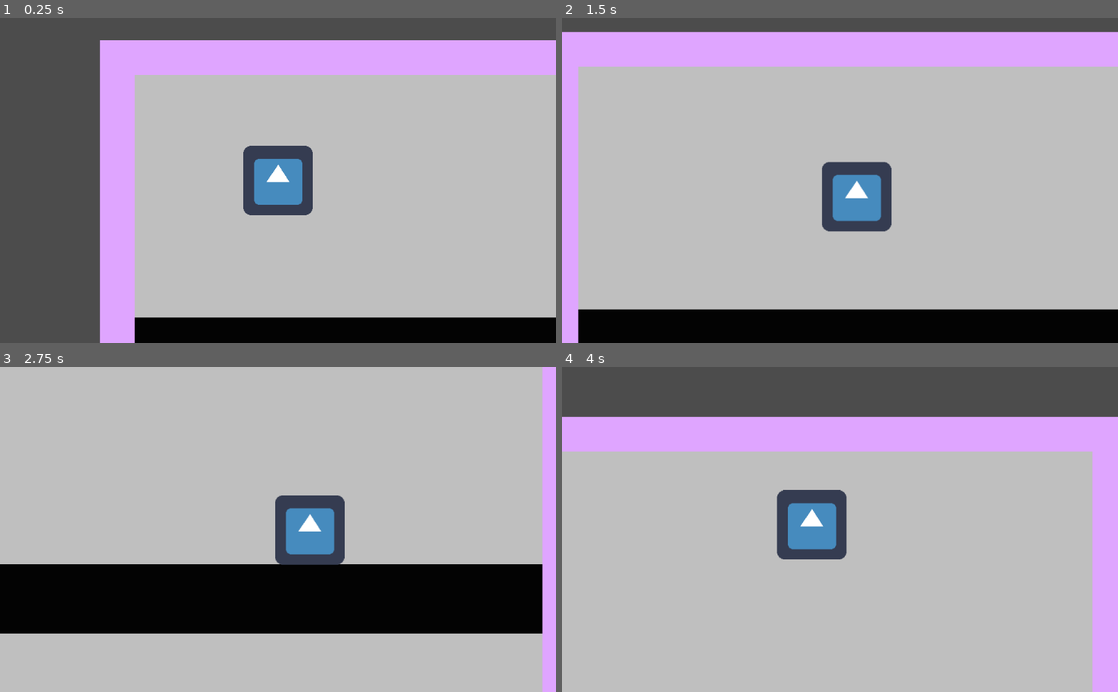
Above: before the commit, frames 1-4 (two rows, left to right).
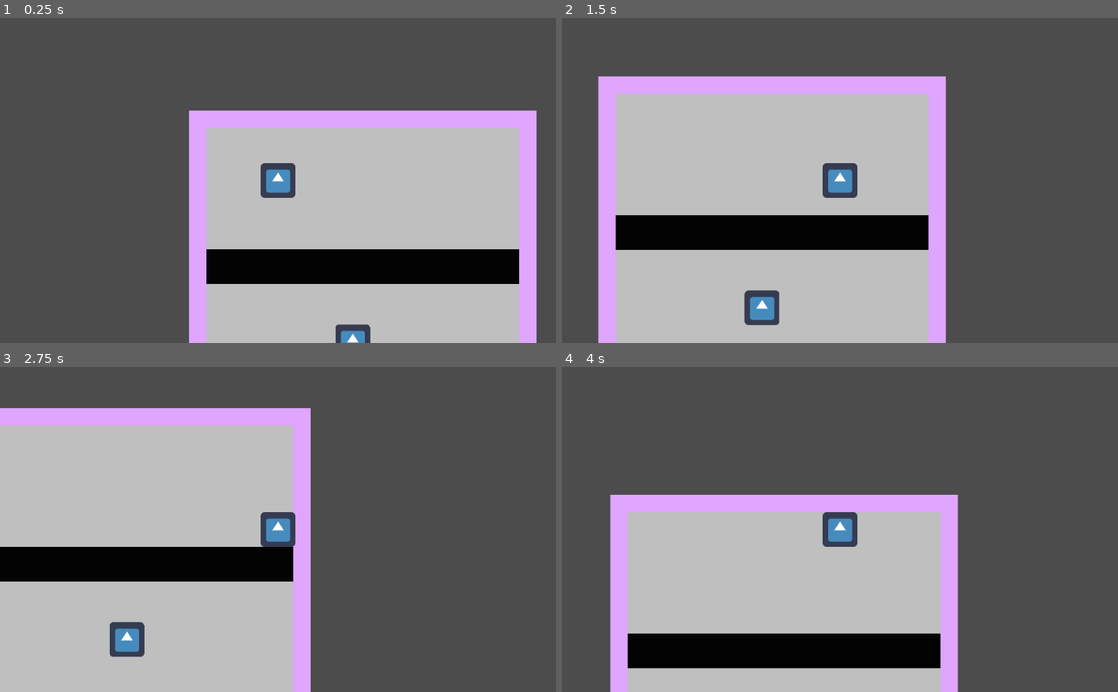
Above: after the commit, the same moments.

Repository: ElliotBak3r/Godot-Wild-Jam-New
Game: Godot game, scene res://World.tscn
Same seed, same stepped clock (60 frames per second), same inputs: the game is played once before the commit and once after it. The engine's default icon, where the game draws it, is replaced by a stand-in: a white triangle on a blue panel in a dark square.
Inputs:
- Up to frame 1 (0.25 s): no input
- Up to frame 2 (1.5 s): tap Enter at 0.5 s; hold Right (ui_right) 0.53-1.28 s; hold Down (ui_down) from 1.28 s (still down)
- Up to frame 3 (2.75 s): release Down (ui_down) at 2.03 s; hold Right (ui_right) from 2.03 s (still down)
- Up to frame 4 (4 s): release Right (ui_right) at 2.78 s; hold Up (ui_up) 2.78-3.53 s; hold Left (ui_left) from 3.53 s (still down)

The runs differ from the first frame. In frame 1, 52% of the frame differs, in the area x 17-100%, y 6-100%; in frame 2, 67%; in frame 3, 68%, in the area x 0-100%, y 0-100%; in frame 4, 62%.

Commit message:
Fixed camera issues, refactored Player.gd

Diff:
--- a/Player/Input Provider.gd
+++ b/Player/Input Provider.gd
@@ -2,7 +2,7 @@
 
 
 signal input_direction(input_direction)
-signal dash
+signal dash(direction)
 
 const UP = "ui_up"
 const DOWN = "ui_down"
@@ -37,17 +37,18 @@
 	var input_direction = _get_input_direction()
 	if input_direction == Vector2.ZERO:
 		return
-	emit_signal('input_direction', input_direction.normalized() * delta)
+	emit_signal('input_direction', input_direction.normalized() )
 
 
 func _handle_dash_input(event: InputEvent):
-	if event.is_action_pressed(DASH):
-		emit_signal('dash')
+	var direction = _get_input_direction()
+	if event.is_action_pressed(DASH) and direction != Vector2.ZERO:
+		emit_signal('dash', direction)
 
 
 func _input(event):
 	_handle_dash_input(event)
 
 
-func _process(delta):
+func _physics_process(delta):
 	_handle_input_direction(delta)
--- a/Player/Player.gd
+++ b/Player/Player.gd
@@ -1,18 +1,12 @@
 extends KinematicBody2D
 
 
-export(int) var top_speed = 250
-export(int) var steps_to_reach_topspeed = 3
-export(float) var drag_force = 0.25
-export(bool) var dash_enabled = false
-
-const DASH_FORCE = 0.25
-
-const MAGIC_NUMBER = 60
+const TOP_SPEED = 750
+const DRAG_FORCE = 50
+const DASH_FORCE = 5000
+const COLLISION_TYPES = {"ALL_COLLISION": 1, "DASH_OVER": 2}
 #variables
-var acceleration = Vector2.ZERO
 var velocity = Vector2.ZERO
-var speed = top_speed / steps_to_reach_topspeed * MAGIC_NUMBER
 # Called when the node enters the scene tree for the first time.
 
 func _ready():
@@ -22,22 +16,27 @@
 
 
 func _on_input_direction(input_direction:Vector2):
-	acceleration += input_direction * speed
+	velocity += input_direction * TOP_SPEED
 
 
-func _on_dash():
-	if dash_enabled:
-		acceleration += acceleration.normalized() * speed
+func _on_dash(dash_direction:Vector2):
+	velocity += dash_direction * DASH_FORCE
+	_update_collision(COLLISION_TYPES["DASH_OVER"])
 
 
-func _calculate_drag() -> Vector2:
-	return velocity * drag_force
+func _update_collision(collision: int):
+	collision_layer = collision
+	collision_mask = collision
 
+
+func _get_drag() -> Vector2:
+	return velocity / 2
+
+func _is_not_dashing() -> bool:
+	return velocity.length_squared() <= TOP_SPEED * TOP_SPEED
 
 # Called every frame. 'delta' is the elapsed time since the previous frame.
 func _physics_process(delta):
-	velocity += acceleration - _calculate_drag()
-	collision_layer = 1 if velocity.length() < top_speed*1.33 else 2
-	collision_mask = collision_layer
-	velocity = move_and_slide(velocity)
-	acceleration = Vector2.ZERO
+	velocity = move_and_slide(velocity - _get_drag())
+	if _is_not_dashing():
+		_update_collision(COLLISION_TYPES["ALL_COLLISION"])
--- a/Player/Player.tscn
+++ b/Player/Player.tscn
@@ -41,9 +41,8 @@
 [sub_resource type="AnimationNodeStateMachinePlayback" id=6]
 
 [node name="Player" type="KinematicBody2D"]
-position = Vector2( 1, 2 )
+collision/safe_margin = 1.5
 script = ExtResource( 2 )
-dash_enabled = true
 
 [node name="AnimatedSprite" type="AnimatedSprite" parent="."]
 frames = SubResource( 1 )
@@ -68,3 +67,10 @@
 
 [node name="InputProvider" type="Node" parent="."]
 script = ExtResource( 3 )
+
+[node name="Camera2D" type="Camera2D" parent="."]
+current = true
+zoom = Vector2( 2, 2 )
+smoothing_speed = 2.0
+drag_margin_top = 0.3
+drag_margin_bottom = 0.3
--- a/World.tscn
+++ b/World.tscn
@@ -60,41 +60,37 @@
 0/navigation_offset = Vector2( 0, 0 )
 0/shape_offset = Vector2( 0, 0 )
 0/shape_transform = Transform2D( 1, 0, 0, 1, 0, 0 )
-0/shape = SubResource( 4 )
+0/shape = SubResource( 3 )
 0/shape_one_way = false
 0/shape_one_way_margin = 1.0
 0/shapes = [ {
 "autotile_coord": Vector2( 0, 0 ),
 "one_way": false,
 "one_way_margin": 1.0,
-"shape": SubResource( 4 ),
+"shape": SubResource( 3 ),
 "shape_transform": Transform2D( 1, 0, 0, 1, 0, 0 )
 } ]
 0/z_index = 0
 
-[sub_resource type="RectangleShape2D" id=6]
+[sub_resource type="RectangleShape2D" id=5]
 extents = Vector2( 64.2856, 60.8188 )
 
 [node name="World" type="Node2D"]
 
 [node name="World" type="TileMap" parent="."]
-tile_set = SubResource( 3 )
+tile_set = SubResource( 2 )
 collision_layer = 3
 collision_mask = 3
 format = 1
 tile_data = PoolIntArray( 0, 2, 0, 1, 2, 0, 2, 2, 0, 3, 2, 0, 4, 2, 0, 5, 2, 0, 6, 2, 0, 7, 2, 0, 8, 2, 0, 9, 2, 0, 10, …(4673 unchanged characters)…
 
 [node name="Holes" type="TileMap" parent="."]
-tile_set = SubResource( 5 )
+tile_set = SubResource( 4 )
 format = 1
 tile_data = PoolIntArray( 524289, 0, 0, 524290, 0, 0, 524291, 0, 0, 524292, 0, 0, 524293, 0, 0, 524294, 0, 0, 524295, 0 …(411 unchanged characters)…
 
 [node name="Player" parent="." instance=ExtResource( 1 )]
 position = Vector2( 328.199, 258.514 )
-
-[node name="Camera2D" type="Camera2D" parent="Player"]
-current = true
-smoothing_enabled = true
 
 [node name="Node" type="Node" parent="."]
 
--- a/project.godot
+++ b/project.godot
@@ -18,6 +18,10 @@
 config/name="Godot- Wild- Jam- New"
 run/main_scene="res://World.tscn"
 config/icon="res://icon.png"
+
+[display]
+
+window/vsync/use_vsync=false
 
 [input]
 
@@ -55,11 +59,6 @@
  ]
 }
 
-[layer_names]
-
-2d_physics/layer_1="Holes"
-2d_physics/layer_2="Walls"
-
 [rendering]
 
 environment/default_environment="res://default_env.tres"
Not shown: 3 places in World.tscn that only renumber resources
